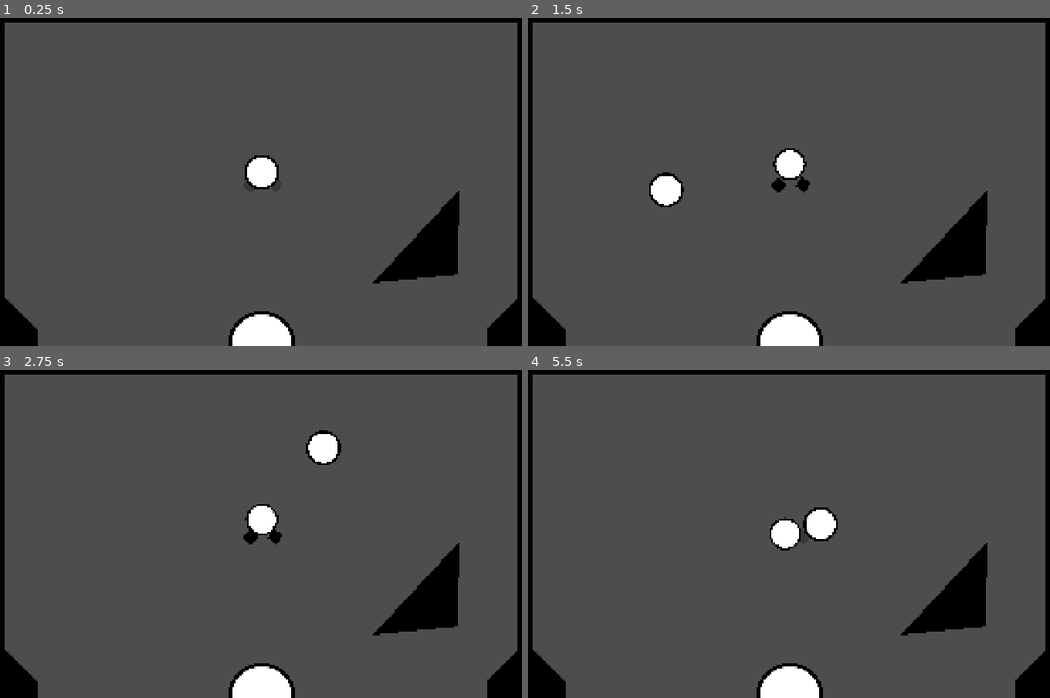
Above: before the commit, frames 1-4 (two rows, left to right).
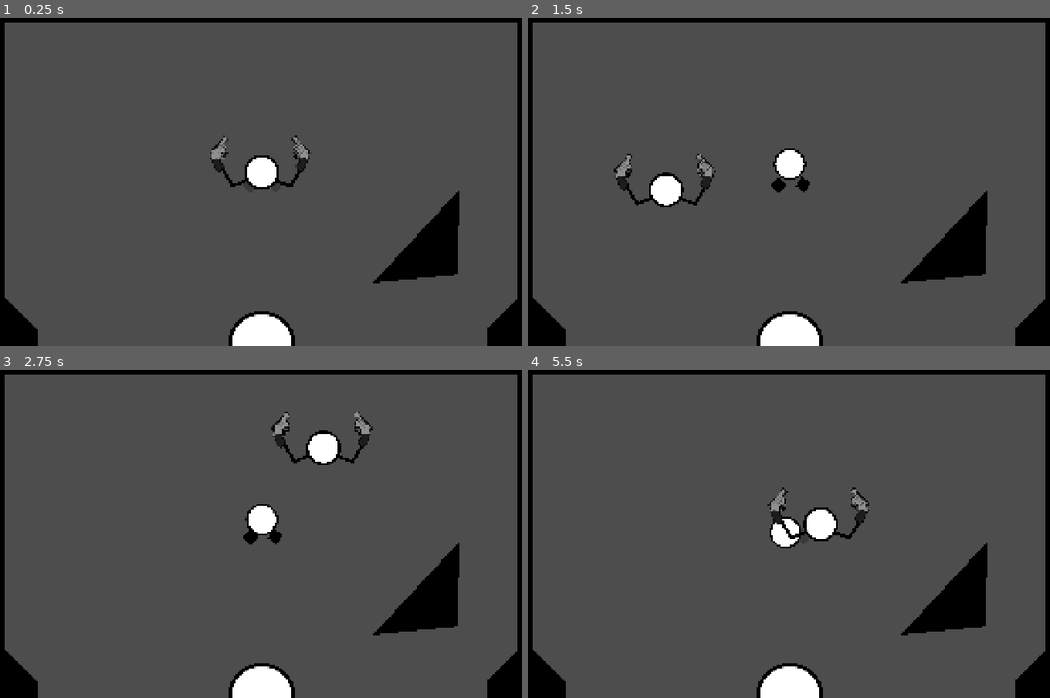
Above: after the commit, the same moments.

Repository: anttihaavikko/carbineball
Game: Godot game, scene res://Scenes/main.tscn
The game is run twice, just before and just after one commit, with the same random seed, the same clock (stepped at 60 frames per second) and the same inputs.
Inputs (mouse positions are in pixels of both pictures, inside the frame that each line leads up to):
- Up to frame 1 (0.25 s): no input
- Up to frame 2 (1.5 s): tap Enter at 0.5 s; move the mouse to (924, 155) at 0.52 s; hold E (shoot_right, bound only after the commit) 0.53-1.28 s; hold R 0.53-1.28 s; tap Space at 1.25 s; move the mouse to (663, 188) at 1.27 s; hold Q (shoot_left, bound only after the commit) from 1.28 s (still down); tap Shift at 1.35 s
- Up to frame 3 (2.75 s): tap Enter at 2 s; move the mouse to (323, 448) at 2.02 s; release Q (shoot_left, bound only after the commit) at 2.03 s; hold E (shoot_right, bound only after the commit) from 2.03 s (still down); hold Alt from 2.03 s (still down)
- Up to frame 4 (5.5 s): tap Space at 2.75, 4.25 s; move the mouse to (757, 593) at 2.77 s; release Alt at 2.78 s; tap R at 2.85 s; tap Enter at 3.5 s; move the mouse to (976, 576) at 3.52 s; release E (shoot_right, bound only after the commit) at 3.53 s; hold Shift 3.53-4.28 s; hold Q (shoot_left, bound only after the commit) from 3.53 s (still down); move the mouse to (606, 471) at 4.27 s; tap Alt at 4.35 s; move the mouse to (820, 524) at 5.02 s; hold R from 5.03 s (still down)

The runs differ from the first frame. In frame 1, 0.5% of the frame differs, in the area x 40-60%, y 35-52%; in frame 2, 0.5%; in frame 3, 0.5%; in frame 4, 0.6%, in the area x 45-66%, y 35-56%.

Commit message:
Add shooting

Diff:
--- a/Scenes/ball.tscn
+++ b/Scenes/ball.tscn
@@ -9,13 +9,13 @@
 [sub_resource type="CircleShape2D" id="CircleShape2D_8gbba"]
 radius = 47.010635
 
-[node name="Ball" type="RigidBody2D" unique_id=1932390979 node_paths=PackedStringArray("board")]
+[node name="Ball" type="RigidBody2D" unique_id=1932390979]
 collision_layer = 3
 physics_material_override = SubResource("PhysicsMaterial_kry3j")
 contact_monitor = true
 max_contacts_reported = 1
+linear_damp = 0.5
 script = ExtResource("1_ij5cq")
-board = NodePath("")
 
 [node name="CollisionShape2D" type="CollisionShape2D" parent="." unique_id=157506610]
 shape = SubResource("CircleShape2D_8gbba")
--- a/Scenes/main.tscn
+++ b/Scenes/main.tscn
@@ -3,10 +3,14 @@
 [ext_resource type="Script" uid="uid://b0fr17vp8abvx" path="res://_Starter/Scripts/dev_restart.gd" id="1_6bp64"]
 [ext_resource type="Texture2D" uid="uid://74hyg5isj5x3" path="res://_Starter/Sprites/square.png" id="1_jjgbg"]
 [ext_resource type="Texture2D" uid="uid://cijvrkcbnjaal" path="res://_Starter/Sprites/circle.png" id="2_bo1nx"]
+[ext_resource type="Script" uid="uid://b2gfrikyseqk" path="res://_Starter/Scripts/line_drawer.gd" id="2_d1ilt"]
 [ext_resource type="Script" uid="uid://ct7rhapds5qbb" path="res://Scripts/board.gd" id="2_kry3j"]
 [ext_resource type="Script" uid="uid://uq5uddkuj305" path="res://Scripts/dude.gd" id="3_8gbba"]
 [ext_resource type="Script" uid="uid://bg23xdidtnsgd" path="res://Scripts/retractor.gd" id="3_21xkr"]
 [ext_resource type="PackedScene" uid="uid://ktqgft2vo86g" path="res://Scenes/ball.tscn" id="5_6bp64"]
+[ext_resource type="Texture2D" uid="uid://ctm6u0gsqbmpx" path="res://Sprites/gun.png" id="8_344ge"]
+[ext_resource type="Script" uid="uid://blkmne3taoehe" path="res://Scripts/hand.gd" id="9_hptm8"]
+[ext_resource type="Script" uid="uid://d21tebxx08yd3" path="res://_Starter/Scripts/limb_live.gd" id="9_ynf5e"]
 
 [sub_resource type="PhysicsMaterial" id="PhysicsMaterial_8gbba"]
 absorbent = true
@@ -14,10 +18,10 @@
 [sub_resource type="RectangleShape2D" id="RectangleShape2D_jjgbg"]
 
 [sub_resource type="PhysicsMaterial" id="PhysicsMaterial_21xkr"]
-bounce = 2.0
+bounce = 1.3
 
 [sub_resource type="PhysicsMaterial" id="PhysicsMaterial_jjvhh"]
-bounce = 2.0
+bounce = 1.5
 
 [sub_resource type="CircleShape2D" id="CircleShape2D_6bp64"]
 radius = 102.825096
@@ -34,12 +38,18 @@
 script = ExtResource("1_6bp64")
 metadata/_custom_type_script = "uid://b0fr17vp8abvx"
 
-[node name="Board" type="Node2D" parent="." unique_id=185348112 node_paths=PackedStringArray("holder_left", "holder_right", "spawn_point")]
+[node name="LineDrawer" type="Node" parent="." unique_id=2077545025 node_paths=PackedStringArray("line")]
+script = ExtResource("2_d1ilt")
+line = NodePath("../Shot Line")
+metadata/_custom_type_script = "uid://b2gfrikyseqk"
+
+[node name="Board" type="Node2D" parent="." unique_id=185348112 node_paths=PackedStringArray("holder_left", "holder_right", "spawn_point", "lines")]
 script = ExtResource("2_kry3j")
 holder_left = NodePath("Holder Left")
 holder_right = NodePath("Holder Right")
 ball_prefab = ExtResource("5_6bp64")
 spawn_point = NodePath("Spawn Point")
+lines = NodePath("../LineDrawer")
 
 [node name="Holder Left" type="Sprite2D" parent="Board" unique_id=169843154 node_paths=PackedStringArray("body")]
 self_modulate = Color(0, 0, 0, 1)
@@ -211,13 +221,74 @@
 scale = Vector2(0.8931779, 0.8931779)
 texture = ExtResource("2_bo1nx")
 
-[node name="Dude" type="AnimatableBody2D" parent="." unique_id=1981658746]
+[node name="Dude" type="AnimatableBody2D" parent="." unique_id=1981658746 node_paths=PackedStringArray("left", "right")]
 position = Vector2(960, 791)
 physics_material_override = SubResource("PhysicsMaterial_jjvhh")
 script = ExtResource("3_8gbba")
+left = NodePath("Arm Left/Hand")
+right = NodePath("Arm Right/Hand")
 
 [node name="CollisionShape2D" type="CollisionShape2D" parent="Dude" unique_id=199478386]
 shape = SubResource("CircleShape2D_cpkcx")
+
+[node name="Arm Right" type="Node2D" parent="Dude" unique_id=445329833]
+
+[node name="LiveLimb" type="Line2D" parent="Dude/Arm Right" unique_id=1046464281 node_paths=PackedStringArray("target")]
+position = Vector2(26, 20)
+points = PackedVector2Array(0, 0, 63.684082, 22.62085, 99, -35)
+default_color = Color(0, 0, 0, 1)
+script = ExtResource("9_ynf5e")
+target = NodePath("../Hand")
+bezier = true
+metadata/_custom_type_script = "uid://d21tebxx08yd3"
+
+[node name="Hand" type="Node2D" parent="Dude/Arm Right" unique_id=887294284 node_paths=PackedStringArray("gun", "ray", "board")]
+position = Vector2(125, -15)
+script = ExtResource("9_hptm8")
+gun = NodePath("Gun")
+ray = NodePath("Gun/RayCast2D")
+board = NodePath("../../../Board")
+
+[node name="Gun" type="Sprite2D" parent="Dude/Arm Right/Hand" unique_id=2057225534]
+position = Vector2(-0.31702328, -1.2738876)
+rotation = 0.829154
+texture = ExtResource("8_344ge")
+offset = Vector2(-37.98352, -20.308777)
+
+[node name="RayCast2D" type="RayCast2D" parent="Dude/Arm Right/Hand/Gun" unique_id=1542682832]
+position = Vector2(-84.922195, -41.610516)
+target_position = Vector2(-1482.9092, -2.3120728)
+
+[node name="Arm Left" type="Node2D" parent="Dude" unique_id=636013504]
+
+[node name="LiveLimb" type="Line2D" parent="Dude/Arm Left" unique_id=1687019625 node_paths=PackedStringArray("target")]
+position = Vector2(-28, 18)
+points = PackedVector2Array(0, 0, -62.33008, 24.152222, -97, -33)
+default_color = Color(0, 0, 0, 1)
+script = ExtResource("9_ynf5e")
+target = NodePath("../Hand")
+flip = true
+bezier = true
+metadata/_custom_type_script = "uid://d21tebxx08yd3"
+
+[node name="Hand" type="Node2D" parent="Dude/Arm Left" unique_id=2036872053 node_paths=PackedStringArray("gun", "ray", "board")]
+position = Vector2(-125, -15)
+script = ExtResource("9_hptm8")
+gun = NodePath("Gun")
+flip = -1
+ray = NodePath("Gun/RayCast2D")
+board = NodePath("../../../Board")
+
+[node name="Gun" type="Sprite2D" parent="Dude/Arm Left/Hand" unique_id=1472099343]
+position = Vector2(-1.5080032, -1.2738914)
+rotation = -0.8290314
+texture = ExtResource("8_344ge")
+offset = Vector2(31.045227, -26.402344)
+flip_h = true
+
+[node name="RayCast2D" type="RayCast2D" parent="Dude/Arm Left/Hand/Gun" unique_id=1820929679]
+position = Vector2(77.305695, -48.447147)
+target_position = Vector2(1796.0073, 40.19519)
 
 [node name="Body" type="Sprite2D" parent="Dude" unique_id=70389479]
 self_modulate = Color(0, 0, 0, 1)
@@ -237,4 +308,8 @@
 position = Vector2(49.5, -18)
 shape = SubResource("RectangleShape2D_cpkcx")
 
+[node name="Shot Line" type="Line2D" parent="." unique_id=1463574616]
+position = Vector2(115, -283)
+points = PackedVector2Array(866, 81, 0, 0)
+
 [connection signal="body_entered" from="Death Area" to="Board" method="die"]
--- a/Scripts/board.gd
+++ b/Scripts/board.gd
@@ -4,6 +4,7 @@
 @export var holder_right: Retractor
 @export var ball_prefab: PackedScene
 @export var spawn_point: Node2D
+@export var lines: LineDrawer
 
 var started := false
 var balls: Array[Ball] = []
--- a/Scripts/dude.gd
+++ b/Scripts/dude.gd
@@ -1,4 +1,13 @@
 class_name Dude extends AnimatableBody2D
+
+@export var left: Hand
+@export var right: Hand
 
 func _process(_delta) -> void:
 	global_position = get_global_mouse_position()
+
+	if Input.is_action_just_pressed("shoot_left"):
+		left.shoot()
+
+	if Input.is_action_just_pressed("shoot_right"):
+		right.shoot()
--- /dev/null
+++ b/Scripts/hand.gd
@@ -0,0 +1,40 @@
+class_name Hand extends Node2D
+
+@export var gun: Node2D
+@export var flip := 1
+@export var ray: RayCast2D
+@export var board: Board
+
+var origin: Vector2
+var gun_rot: float
+var cooling := 0.0
+
+func _ready() -> void:
+	origin = position
+	gun_rot = gun.rotation
+
+func _process(delta) -> void:
+	cooling -= delta
+
+func shoot():
+	if cooling > 0: return
+
+	cooling = 0.2
+
+	ray.force_raycast_update()
+	if ray.is_colliding():
+		var hit = ray.get_collider()
+		var cp = ray.get_collision_point()
+		board.lines.add(ray.global_position, cp)
+		if hit is Ball:
+			var dir = cp - ray.global_position
+			hit.apply_impulse(dir.normalized() * 2500)
+			board.start()
+	recoil()
+
+func recoil():
+	position = position + Vector2(20 * flip, 15)
+	gun.rotate(flip * 0.3)
+	await get_tree().create_timer(0.2).timeout
+	get_tree().create_tween().tween_property(self, "position", origin, 0.2).set_trans(Tween.TRANS_BOUNCE)
+	get_tree().create_tween().tween_property(gun, "rotation", gun_rot, 0.2).set_trans(Tween.TRANS_BOUNCE)
--- a/_Starter/Scripts/line_drawer.gd
+++ b/_Starter/Scripts/line_drawer.gd
@@ -21,8 +21,8 @@
 		_singleton = self
 
 func add(from: Vector2, to: Vector2, delay: float = 0.05):
-	line.points[0] = from
-	line.points[1] = to
+	line.set_point_position(0, line.to_local(from))
+	line.set_point_position(1, line.to_local(to))
 	line.width = randf_range(3, 12)
 	line.show()
 	await get_tree().create_timer(delay).timeout
--- a/project.godot
+++ b/project.godot
@@ -41,6 +41,21 @@
 "res://_Starter/Sprites/": "red"
 }
 
+[input]
+
+shoot_left={
+"deadzone": 0.2,
+"events": [Object(InputEventKey,"resource_local_to_scene":false,"resource_name":"","device":-1,"window_id":0,"alt_pressed":false,"shift_pressed":false,"ctrl_pressed":false,"meta_pressed":false,"pressed":false,"keycode":0,"physical_keycode":81,"key_label":0,"unicode":113,"location":0,"echo":false,"script":null)
+, Object(InputEventMouseButton,"resource_local_to_scene":false,"resource_name":"","device":-1,"window_id":0,"alt_pressed":false,"shift_pressed":false,"ctrl_pressed":false,"meta_pressed":false,"button_mask":1,"position":Vector2(1102, 37),"global_position":Vector2(1121, 133),"factor":1.0,"button_index":1,"canceled":false,"pressed":true,"double_click":true,"script":null)
+]
+}
+shoot_right={
+"deadzone": 0.2,
+"events": [Object(InputEventKey,"resource_local_to_scene":false,"resource_name":"","device":-1,"window_id":0,"alt_pressed":false,"shift_pressed":false,"ctrl_pressed":false,"meta_pressed":false,"pressed":false,"keycode":0,"physical_keycode":69,"key_label":0,"unicode":101,"location":0,"echo":false,"script":null)
+, Object(InputEventMouseButton,"resource_local_to_scene":false,"resource_name":"","device":-1,"window_id":0,"alt_pressed":false,"shift_pressed":false,"ctrl_pressed":false,"meta_pressed":false,"button_mask":2,"position":Vector2(691, 41),"global_position":Vector2(710, 137),"factor":1.0,"button_index":2,"canceled":false,"pressed":true,"double_click":false,"script":null)
+]
+}
+
 [physics]
 
 3d/physics_engine="Jolt Physics"
Not shown, added: Scripts/hand.gd.uid
Binary file added: Sprites/gun.png
Not shown, added: Sprites/gun.png.import
Not shown, added: Misc/art.afdesign
Not shown, added: Misc/art.afdesign~lock~
